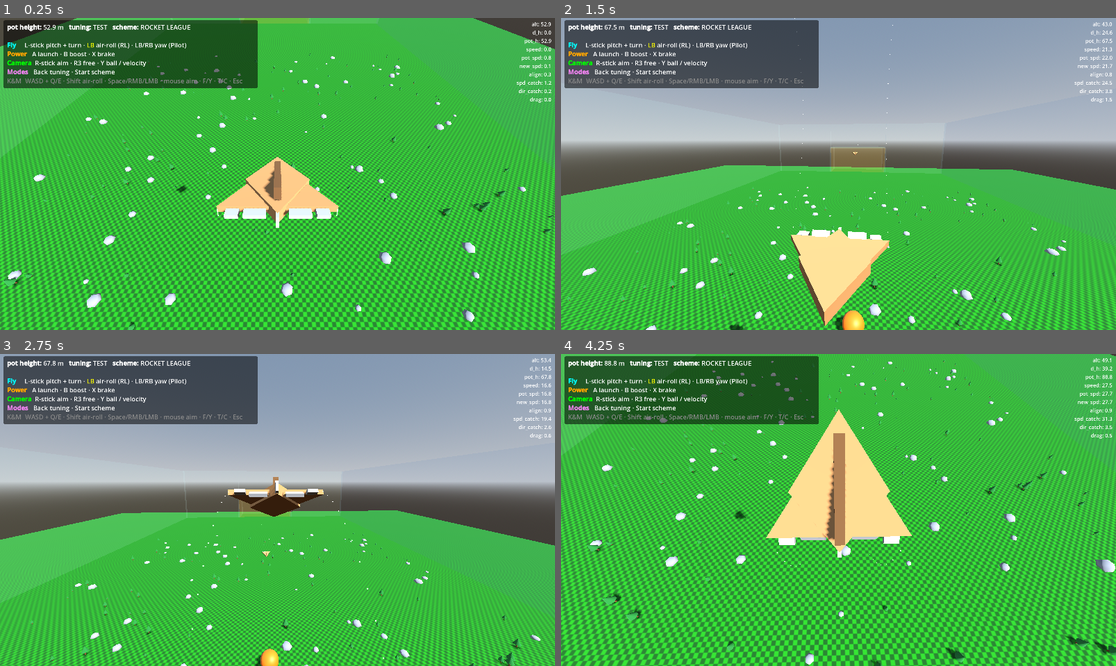
Above: before the commit, frames 1-4 (two rows, left to right).
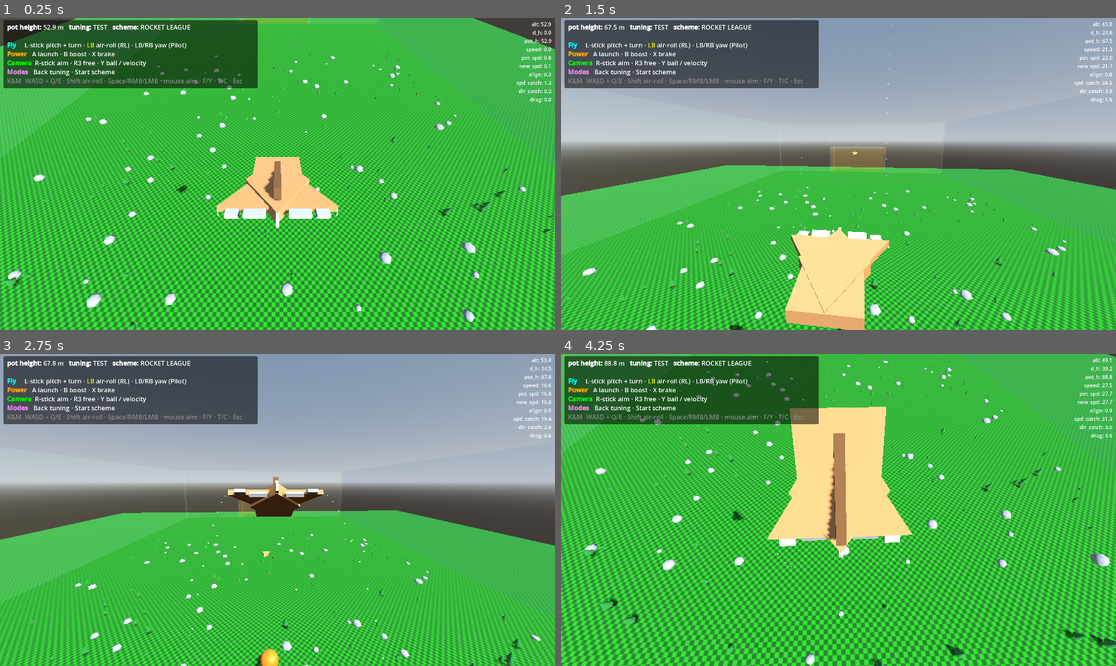
Above: after the commit, the same moments.

Repository: westonkelliher/glider
Game: Godot game, scene res://scenes/main.tscn
Same seed, same stepped clock (60 frames per second), same inputs: the game is played once before the commit and once after it.
Inputs (mouse positions are in pixels of both pictures, inside the frame that each line leads up to):
- Up to frame 1 (0.25 s): no input
- Up to frame 2 (1.5 s): tap Enter at 0.5 s; move the mouse to (866, 174) at 0.52 s; hold Right mouse button (boost) 0.53-1.28 s; hold W (move_forward) from 0.53 s (still down); move the mouse to (810, 174) at 1.27 s; click (810, 174) at 1.35 s
- Up to frame 3 (2.75 s): keep holding W (move_forward); right-click (249, 510) at 1.55 s; move the mouse to (288, 503) at 2.02 s; hold Shift (air_roll) from 2.03 s (still down); right-click (288, 503) at 2.3 s
- Up to frame 4 (4.25 s): keep holding W (move_forward); move the mouse to (832, 516) at 2.77 s; release Shift (air_roll) at 2.78 s; right-click (832, 516) at 2.85 s; move the mouse to (877, 513) at 3.52 s; hold Right mouse button (boost) from 3.53 s (still down); tap Y (cam_ball_toggle) at 3.6 s

The runs differ from the first frame. In frame 1, 0.2% of the frame differs, in the area x 33-55%, y 44-55%; in frame 2, 1.7%; in frame 3, less than 0.1%; in frame 4, 45%, in the area x 0-100%, y 0-100%.

Commit message:
AI arena foundation: pluggable variants + AI-vs-AI match harness
- AiBase (scripts/ai_variants/ai_base.gd): the tuned striker, refactored into
  overridable hooks (_compute_aim/_decide_boost/_decide_brake/_decide_slow/_steer)
  with a _context() helper. Always-on seeded rng + aim_noise for stochastic play.
- Glider: @export ai_variant + target_goal; loads ai_<variant>.gd by name with
  safe fallback to base. Generalized so two AIs can attack opposite goals.
- tests/match.{gd,tscn}: headless AI-vs-AI harness, randomized kickoffs, machine
  -parseable TALLY. Run with --fixed-fps 60 (fast, deterministic per seed).
- scripts/ai_variants/README.md: variant authoring guide.
- Retire ai_controller.gd (folded into ai_base).

Co-Authored-By: Claude Opus 4.8 (1M context) <noreply@anthropic.com>

Diff:
--- a/scenes/glider_body.tscn
+++ b/scenes/glider_body.tscn
@@ -50,8 +50,15 @@
 material = ExtResource("4_1mgfi")
 size = Vector3(2, 1, 0.1)
 
+[sub_resource type="BoxMesh" id="BoxMesh_260ag"]
+material = ExtResource("4_1mgfi")
+size = Vector3(0.8, 0.09, 0.8)
+
 [sub_resource type="ConvexPolygonShape3D" id="ConvexPolygonShape3D_260ag"]
-points = PackedVector3Array(-0.8, 0.12, 0.45, -0.8, 0, 0.45, 0.8, 0.12, 0.45, 0.8, 0, 0.45, 0, 0.12, -0.8, 0, 0, -0.8)
+points = PackedVector3Array(-0.8, 0.2, 0.45, -0.8, 0, 0.45, 0.8, 0.2, 0.45, 0.8, 0, 0.45, 0, 0.2, -0.8, 0, 0, -0.8)
+
+[sub_resource type="BoxShape3D" id="BoxShape3D_260ag"]
+size = Vector3(0.8, 0.2, 0.8)
 
 [sub_resource type="BoxMesh" id="BoxMesh_qut1m"]
 
@@ -96,9 +103,17 @@
 transform = Transform3D(-0.5000002, -2.8383162e-08, -2.5376527e-15, 0, -2.1855694e-08, -0.5000003, 0, -0.49999994, 2.1855701e-08, 0.6547808, 0, 0.28708535)
 mesh = SubResource("PrismMesh_3gpux")
 
+[node name="Box" type="MeshInstance3D" parent="Mesh" unique_id=160828770]
+transform = Transform3D(1, 0, 0, 0, 1, 0, 0, 0, 1, 0, 0, -0.32)
+mesh = SubResource("BoxMesh_260ag")
+
 [node name="Shape" type="CollisionShape3D" parent="." unique_id=1877100831]
-transform = Transform3D(1, 0, 0, 0, 2, 0, 0, 0, 1, 0, -0.013245535, 0)
+transform = Transform3D(1, 0, 0, 0, 1, 0, 0, 0, 1, 0, -0.013245535, 0)
 shape = SubResource("ConvexPolygonShape3D_260ag")
+
+[node name="Box" type="CollisionShape3D" parent="Shape" unique_id=1233452659]
+transform = Transform3D(1, 0, 0, 0, 1, 0, 0, 0, 1, 0, 0.1, -0.42)
+shape = SubResource("BoxShape3D_260ag")
 
 [node name="Ailerons" type="Node3D" parent="." unique_id=1488725268]
 transform = Transform3D(0.06, 0, 0, 0, -2.6226832e-09, 0.06, 0, -0.06, -2.6226832e-09, 0, 0.07793358, 0.43670166)
--- a/scripts/ai_controller.gd
+++ /dev/null
@@ -1,73 +0,0 @@
-class_name AiController
-extends RefCounted
-## First-cut AI: fly to a standoff point behind the ball (relative to the BLUE
-## goal) so striking the ball drives it toward the goal.
-##
-## NOTE: the per-axis SIGN constants below are PROVISIONAL. The mapping from
-## glider-local target direction to (pitch, roll, yaw) deflection targets has
-## not been verified against the flight model's rotation conventions, so a test
-## harness will tune these later. They are isolated as consts to make flipping
-## any one axis a one-character change.
-const PITCH_SIGN := 1.0
-const YAW_SIGN := 1.0
-const ROLL_SIGN := 1.0
-
-## Aim at the mouth of the BLUE goal (world +Z side).
-const BLUE_GOAL := Vector3(0.0, 15.0, 205.0)
-
-
-func sample(glider: Glider, _scheme: GliderInput.Scheme) -> GliderControls:
-	var ctl := GliderControls.new()
-	var ball: Node3D = glider.get_tree().get_first_node_in_group("ball")
-	if ball == null:
-		return ctl
-
-	# Striker logic, all in the horizontal plane: the direction we want to send
-	# the ball is ball -> goal. To do that cleanly we (1) line up BEHIND the ball
-	# on that line, then (2) once lined up, COMMIT by aiming through the ball
-	# toward the goal so we strike it square. This stops the craft orbiting the
-	# ball and keeps shots centred on the goal mouth instead of drifting wide.
-	var bp: Vector3 = ball.global_position
-	var gp: Vector3 = glider.global_position
-	var ball_flat := Vector3(bp.x, 0.0, bp.z)
-	var goal_flat := Vector3(BLUE_GOAL.x, 0.0, BLUE_GOAL.z)
-	var shoot_dir: Vector3 = (goal_flat - ball_flat).normalized()  # push the ball this way
-	var standoff := 12.0
-	var dist: float = gp.distance_to(bp)
-	# How directly are we behind the ball (1.0 = perfectly lined up to shoot)?
-	var from_ball_flat: Vector3 = (Vector3(gp.x, 0.0, gp.z) - ball_flat)
-	var behindness: float = from_ball_flat.normalized().dot(-shoot_dir) if from_ball_flat.length() > 0.1 else -1.0
-
-	var aim: Vector3
-	if behindness > 0.55 and dist < 30.0:
-		# Committed: drive through the ball toward the goal.
-		aim = bp + shoot_dir * 25.0
-		aim.y = bp.y
-	else:
-		# Reposition behind the ball, slightly low so we lift it forward on contact.
-		aim = bp - shoot_dir * standoff
-		aim.y = bp.y - 1.0
-
-	var desired: Vector3 = aim - glider.global_position
-	# Glider-local direction to target: +X right, +Y up, forward = -Z.
-	# Normalize AFTER the inverse so the basis's uniform scale cancels and we get
-	# a true unit direction (otherwise steering authority is shrunk by 1/scale).
-	var local: Vector3 = (glider.global_transform.basis.inverse() * desired).normalized()
-
-	ctl.targets = Vector3(
-		clampf(PITCH_SIGN * local.y, -1.0, 1.0),       # pitch: nose toward target vertically
-		clampf(ROLL_SIGN * local.x * 0.5, -1.0, 1.0),  # roll: gentle bank into the turn
-		clampf(YAW_SIGN * local.x, -1.0, 1.0),         # yaw: turn toward target horizontally
-	)
-
-	# Energy management: speed comes from potential energy (altitude) or boost.
-	# Boost whenever we're slow or far AND roughly pointed at the aim point, so
-	# the craft keeps enough energy to manoeuvre near the ball instead of stalling.
-	var nose_dir: Vector3 = (glider.global_transform.basis * Vector3.FORWARD).normalized()
-	var facing: float = nose_dir.dot(desired.normalized())
-	var slow_or_far: bool = glider.velocity.length() < 26.0 or desired.length() > 40.0
-	ctl.boost = slow_or_far and facing > 0.3
-
-	ctl.slow = 0.0  # TODO: brake/slow when overshooting or too close to the ball.
-	ctl.braked = false
-	return ctl
--- /dev/null
+++ b/scripts/ai_variants/ai_base.gd
@@ -0,0 +1,118 @@
+class_name AiBase
+extends RefCounted
+## Base AI striker. Variants subclass this and override one or more hook methods.
+## The default behaviour is the tuned "line up behind the ball, then commit a
+## strike through it toward our goal" striker.
+##
+## CONTROL CONVENTIONS (verified in play):
+##   ctl.targets = (pitch, roll, yaw), each in [-1, 1].
+##     +pitch = nose up,  +yaw = nose right,  +roll = bank right.
+##   ctl.boost  = add energy/speed along the nose.
+##   ctl.slow   = [0,1] analog decel (bleed speed; good to set up a shot).
+##   ctl.braked = HANDBRAKE. Cuts air friction so the craft pivots/turns MUCH
+##     more sharply (great for snapping around mid-course) at the cost of speed.
+##     Use it for hard turns, not cruising.
+##
+## RANDOMNESS: every AI gets a seeded `rng` and a nonzero `aim_noise` so play is
+## stochastic — deterministic AIs make head-to-head results meaningless.
+
+const PITCH_SIGN := 1.0
+const YAW_SIGN := 1.0
+const ROLL_SIGN := 1.0
+
+## Per-controller RNG, seeded by the harness/spawner.
+var rng := RandomNumberGenerator.new()
+## Std-dev (world units) of gaussian jitter added to the aim point each frame.
+var aim_noise := 1.5
+
+
+func sample(glider: Glider, _scheme: int) -> GliderControls:
+	var ctl := GliderControls.new()
+	var ball: Node3D = glider.get_tree().get_first_node_in_group("ball")
+	if ball == null:
+		return ctl
+	var ctx: Dictionary = _context(glider, ball)
+	var aim: Vector3 = _compute_aim(glider, ball, ctx)
+	if aim_noise > 0.0:
+		aim += Vector3(rng.randfn(0.0, aim_noise), rng.randfn(0.0, aim_noise), rng.randfn(0.0, aim_noise))
+	ctl.targets = _steer(glider, aim)
+	ctl.boost = _decide_boost(glider, ball, ctx, aim)
+	ctl.braked = _decide_brake(glider, ball, ctx, aim)
+	ctl.slow = _decide_slow(glider, ball, ctx, aim)
+	return ctl
+
+
+## Commonly-needed quantities, so overrides stay short. Keys:
+##   bp, gp (Vector3 ball/glider pos), goal (Vector3 our target goal),
+##   shoot_dir (Vector3, horizontal dir to push the ball), dist (float),
+##   behindness (float, 1=perfectly lined up behind ball to shoot),
+##   nose (Vector3), speed (float), ball_vel (Vector3), opponent (Glider or null).
+func _context(glider: Glider, ball: Node3D) -> Dictionary:
+	var bp: Vector3 = ball.global_position
+	var gp: Vector3 = glider.global_position
+	var goal: Vector3 = glider.target_goal
+	var ball_flat := Vector3(bp.x, 0.0, bp.z)
+	var goal_flat := Vector3(goal.x, 0.0, goal.z)
+	var shoot_dir: Vector3 = (goal_flat - ball_flat).normalized()
+	var from_ball: Vector3 = Vector3(gp.x, 0.0, gp.z) - ball_flat
+	var behindness: float = -1.0
+	if from_ball.length() > 0.1:
+		behindness = from_ball.normalized().dot(-shoot_dir)
+	var opponent: Node = null
+	for g: Node in glider.get_tree().get_nodes_in_group("glider"):
+		if g != glider:
+			opponent = g
+			break
+	return {
+		"bp": bp, "gp": gp, "goal": goal,
+		"shoot_dir": shoot_dir,
+		"dist": gp.distance_to(bp),
+		"behindness": behindness,
+		"nose": (glider.global_transform.basis * Vector3.FORWARD).normalized(),
+		"speed": glider.velocity.length(),
+		"ball_vel": ball.velocity,
+		"opponent": opponent,
+	}
+
+
+## Where to fly. Override this for most aim/positioning ideas.
+func _compute_aim(_glider: Glider, ball: Node3D, ctx: Dictionary) -> Vector3:
+	var bp: Vector3 = ctx["bp"]
+	var shoot_dir: Vector3 = ctx["shoot_dir"]
+	var behindness: float = ctx["behindness"]
+	var dist: float = ctx["dist"]
+	var aim: Vector3
+	if behindness > 0.55 and dist < 30.0:
+		aim = bp + shoot_dir * 25.0   # committed: drive through the ball toward goal
+		aim.y = bp.y
+	else:
+		aim = bp - shoot_dir * 12.0   # reposition behind the ball
+		aim.y = bp.y - 1.0
+	return aim
+
+
+## Map a world-space aim point to (pitch, roll, yaw) targets.
+func _steer(glider: Glider, aim: Vector3) -> Vector3:
+	var desired: Vector3 = aim - glider.global_position
+	# Normalize AFTER the inverse so the basis's uniform scale cancels.
+	var local: Vector3 = (glider.global_transform.basis.inverse() * desired).normalized()
+	return Vector3(
+		clampf(PITCH_SIGN * local.y, -1.0, 1.0),
+		clampf(ROLL_SIGN * local.x * 0.5, -1.0, 1.0),
+		clampf(YAW_SIGN * local.x, -1.0, 1.0),
+	)
+
+
+func _decide_boost(glider: Glider, _ball: Node3D, ctx: Dictionary, aim: Vector3) -> bool:
+	var desired: Vector3 = aim - glider.global_position
+	var facing: float = ctx["nose"].dot(desired.normalized())
+	var slow_or_far: bool = ctx["speed"] < 26.0 or desired.length() > 40.0
+	return slow_or_far and facing > 0.3
+
+
+func _decide_brake(_glider: Glider, _ball: Node3D, _ctx: Dictionary, _aim: Vector3) -> bool:
+	return false
+
+
+func _decide_slow(_glider: Glider, _ball: Node3D, _ctx: Dictionary, _aim: Vector3) -> float:
+	return 0.0
--- a/scripts/glider_body.gd
+++ b/scripts/glider_body.gd
@@ -50,6 +50,10 @@
 
 ## Controls.
 @export var is_ai := false
+## Which AI brain to load: scripts/ai_variants/ai_<ai_variant>.gd (AI only).
+@export var ai_variant := "base"
+## World point this glider attacks. Default = BLUE goal (north, +Z).
+@export var target_goal := Vector3(0.0, 15.0, 205.0)
 var control_scheme := GliderInput.Scheme.RL
 var _menu: CanvasLayer
 var controller: RefCounted
@@ -60,13 +64,30 @@
 	tuning = _tunings[_tuning_idx]
 	_spawn_transform = global_transform
 	add_to_group("glider")
-	controller = AiController.new() if is_ai else HumanController.new()
-	if not is_ai:
+	if is_ai:
+		controller = _make_ai_controller()
+	else:
+		controller = HumanController.new()
 		_hud = HUD.new()
 		add_child(_hud)
 		_menu = PauseMenu.new()
 		_menu.glider = self
 		add_child(_menu)
+
+
+## Load the AI brain named by `ai_variant`, falling back to the base striker if
+## the file is missing or fails to compile (so one broken variant can't crash a
+## whole tournament).
+func _make_ai_controller() -> RefCounted:
+	var path := "res://scripts/ai_variants/ai_%s.gd" % ai_variant
+	if ResourceLoader.exists(path):
+		var res: Resource = load(path)
+		if res != null:
+			var c: RefCounted = res.new()
+			if c != null:
+				return c
+		push_warning("AI variant '%s' failed to load; using base." % ai_variant)
+	return AiBase.new()
 
 
 ## --- Tuning / control toggles (also driven by the pause menu) ------------
--- /dev/null
+++ b/tests/match.gd
@@ -0,0 +1,115 @@
+extends Node
+## Headless AI-vs-AI match harness.
+##
+## Spawns an arena, a ball, and two AI gliders attacking opposite goals, then
+## plays for a fixed number of physics frames, re-kicking-off (with randomness)
+## after every goal. Prints a machine-parseable TALLY at the end.
+##
+## Run:
+##   godot --headless --fixed-fps 60 res://tests/match.tscn -- \
+##     blue=prediction orange=base seed=1 frames=9000 goals=12 noise=1.5
+##
+## Args (all optional): blue=<variant> orange=<variant> seed=<int>
+##   frames=<int> goals=<int> noise=<float> verbose=1
+##
+## "blue" attacks the NORTH/blue goal (+Z); its points = arena.score_blue.
+## "orange" attacks the SOUTH/orange goal (-Z); its points = arena.score_orange.
+
+const GLIDER := preload("res://scenes/glider_body.tscn")
+const BALL := preload("res://ball.tscn")
+const ARENA := preload("res://environment/arena.tscn")
+const BLUE_GOAL := Vector3(0.0, 15.0, 205.0)
+const ORANGE_GOAL := Vector3(0.0, 15.0, -205.0)
+
+var blue_variant := "base"
+var orange_variant := "base"
+var seed_val := 1
+var max_frames := 9000
+var max_goals := 12
+var noise := 1.5
+var verbose := false
+
+var frame := 0
+var last_total := 0
+var rng := RandomNumberGenerator.new()
+var arena: Node
+var ball: Node3D
+var gliders: Array = []
+
+
+func _ready() -> void:
+	_parse_args()
+	rng.seed = seed_val
+	arena = ARENA.instantiate()
+	add_child(arena)
+	ball = BALL.instantiate()
+	ball.scale = Vector3(1.35, 1.35, 1.35)
+	add_child(ball)
+	# Blue attacker: south end, nose facing +Z (180° yaw, scale 2.5).
+	gliders.append(_spawn_ai(blue_variant, BLUE_GOAL,
+		Transform3D(Vector3(-2.5, 0, 0), Vector3(0, 2.5, 0), Vector3(0, 0, -2.5), Vector3(0, 50, -60)), 100))
+	# Orange attacker: north end, nose facing -Z (identity, scale 2.5).
+	gliders.append(_spawn_ai(orange_variant, ORANGE_GOAL,
+		Transform3D(Vector3(2.5, 0, 0), Vector3(0, 2.5, 0), Vector3(0, 0, 2.5), Vector3(0, 50, 60)), 200))
+	_kickoff()
+	print("[match] start blue=%s orange=%s seed=%d frames=%d goals=%d noise=%.2f" % [
+		blue_variant, orange_variant, seed_val, max_frames, max_goals, noise])
+
+
+func _spawn_ai(variant: String, goal: Vector3, xform: Transform3D, seed_off: int) -> Node:
+	var g: Node = GLIDER.instantiate()
+	g.is_ai = true
+	g.ai_variant = variant
+	g.target_goal = goal
+	g.transform = xform
+	add_child(g)
+	# Per-glider seed + always-on aim noise so play is stochastic.
+	g.controller.rng.seed = seed_val * 7919 + seed_off
+	g.controller.aim_noise = noise
+	return g
+
+
+func _kickoff() -> void:
+	for g: Node in gliders:
+		g.reset_to_spawn()
+	ball.global_position = Vector3(
+		rng.randf_range(-50.0, 50.0), rng.randf_range(15.0, 40.0), rng.randf_range(-40.0, 40.0))
+	ball.velocity = Vector3(rng.randf_range(-12.0, 12.0), 0.0, rng.randf_range(-12.0, 12.0))
+
+
+func _physics_process(_d: float) -> void:
+	frame += 1
+	if verbose and frame % 120 == 0:
+		var b: Vector3 = ball.global_position
+		var g0: Vector3 = gliders[0].global_position
+		var g1: Vector3 = gliders[1].global_position
+		print("[dbg] f=%d ball(%.0f,%.0f,%.0f) bv=%.1f | blue(%.0f,%.0f,%.0f) orange(%.0f,%.0f,%.0f)" % [
+			frame, b.x, b.y, b.z, ball.velocity.length(),
+			g0.x, g0.y, g0.z, g1.x, g1.y, g1.z])
+	var total: int = arena.score_blue + arena.score_orange
+	if total > last_total:
+		last_total = total
+		if verbose:
+			print("[match] goal f=%d  blue=%d orange=%d" % [frame, arena.score_blue, arena.score_orange])
+		_kickoff()  # referee already reset to centre; override with randomness
+	if frame >= max_frames or total >= max_goals:
+		print("[match] TALLY blue_variant=%s orange_variant=%s blue=%d orange=%d frames=%d" % [
+			blue_variant, orange_variant, arena.score_blue, arena.score_orange, frame])
+		get_tree().quit()
+
+
+func _parse_args() -> void:
+	for a in OS.get_cmdline_user_args():
+		var kv: PackedStringArray = a.split("=")
+		if kv.size() != 2:
+			continue
+		var k: String = kv[0]
+		var v: String = kv[1]
+		match k:
+			"blue": blue_variant = v
+			"orange": orange_variant = v
+			"seed": seed_val = int(v)
+			"frames": max_frames = int(v)
+			"goals": max_goals = int(v)
+			"noise": noise = float(v)
+			"verbose": verbose = v == "1"
--- /dev/null
+++ b/tests/match.tscn
@@ -0,0 +1,6 @@
+[gd_scene load_steps=2 format=3]
+
+[ext_resource type="Script" path="res://tests/match.gd" id="1_match"]
+
+[node name="Match" type="Node"]
+script = ExtResource("1_match")
Not shown, added: match_out.log
Not shown, added: scripts/ai_variants/README.md
